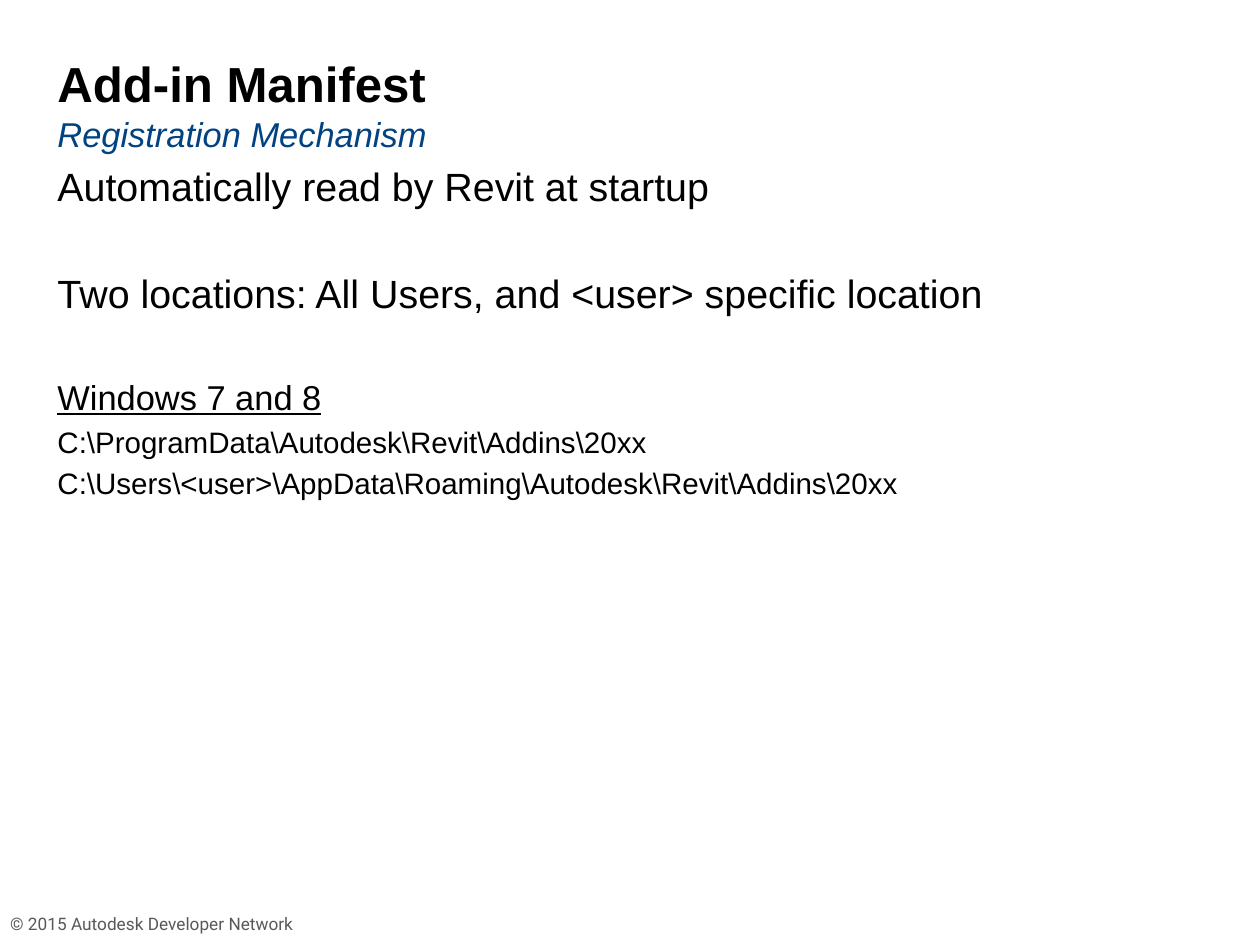
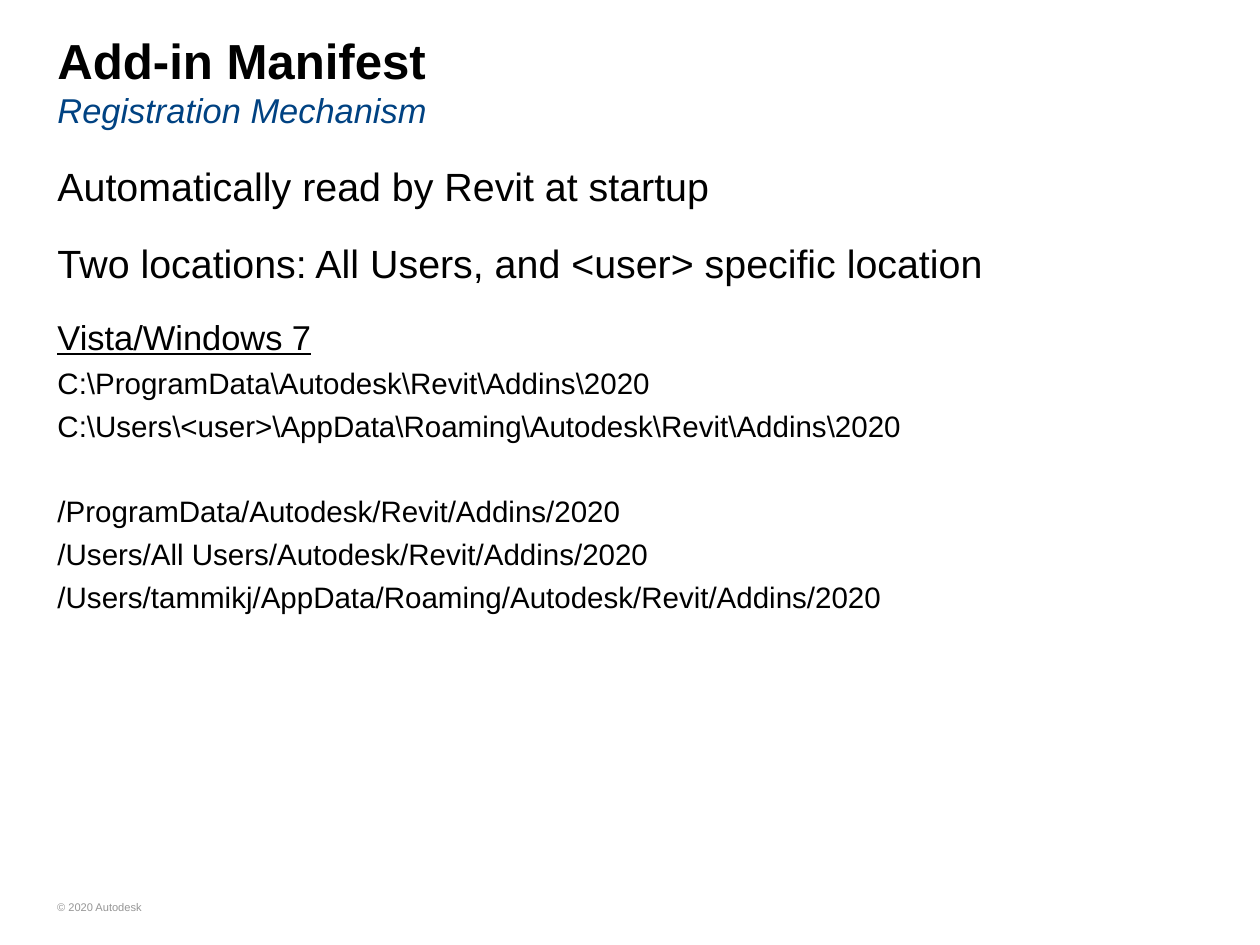
Before and after one commit to ADN-DevTech/RevitTrainingMaterial, a slide deck: slide 21 of Presentation/1_Revit_API_Intro.pptx (slide 18 before the commit). Drawn at 1260x945 pixels with LibreOffice and Linux fonts; fonts in the diff are those of the drawing; background and template pictures are left out. Boxes give left, top, right and bottom in pixels: in the first picture for what was removed or moved away, otherwise in the second. Text is boxed around its words. In the diff, an @@ line names an element or a change of style, - is before the commit and + after.

```diff
--- a/Presentation/1_Revit_API_Intro.pptx
+++ b/Presentation/1_Revit_API_Intro.pptx
@@ title "Add-in Manifest Registration Mechanism" moved from (x1=57, y1=66, x2=427, y2=153) to (x1=57, y1=43, x2=427, y2=130) @@
@@ text at (x1=57, y1=172, x2=983, y2=286): more space between paragraphs @@
@@ text at (x1=57, y1=325, x2=900, y2=614): text changed @@
-Windows 7 and 8
-C:\ProgramData\Autodesk\Revit\Addins\20xx
-C:\Users\<user>\AppData\Roaming\Autodesk\Revit\Addins\20xx
+Vista/Windows 7
+C:\ProgramData\Autodesk\Revit\Addins\2020
+C:\Users\<user>\AppData\Roaming\Autodesk\Revit\Addins\2020
+/ProgramData/Autodesk/Revit/Addins/2020
+/Users/All Users/Autodesk/Revit/Addins/2020
+/Users/tammikj/AppData/Roaming/Autodesk/Revit/Addins/2020
@@ text "© 2020 Autodesk" at (x1=68, y1=903, x2=141, y2=911): vertical alignment top to middle @@
@@ text at (x1=68, y1=903, x2=141, y2=911): text changed; size 14 to 9 pt; font Roboto to Arial; text colour #595959 to #969696 @@
-© 2015 Autodesk Developer Network
+© 2020 Autodesk
```
Also in this commit, not shown: 74 other slides changed, 3 slides added, 1 slide removed, 7 other files.
